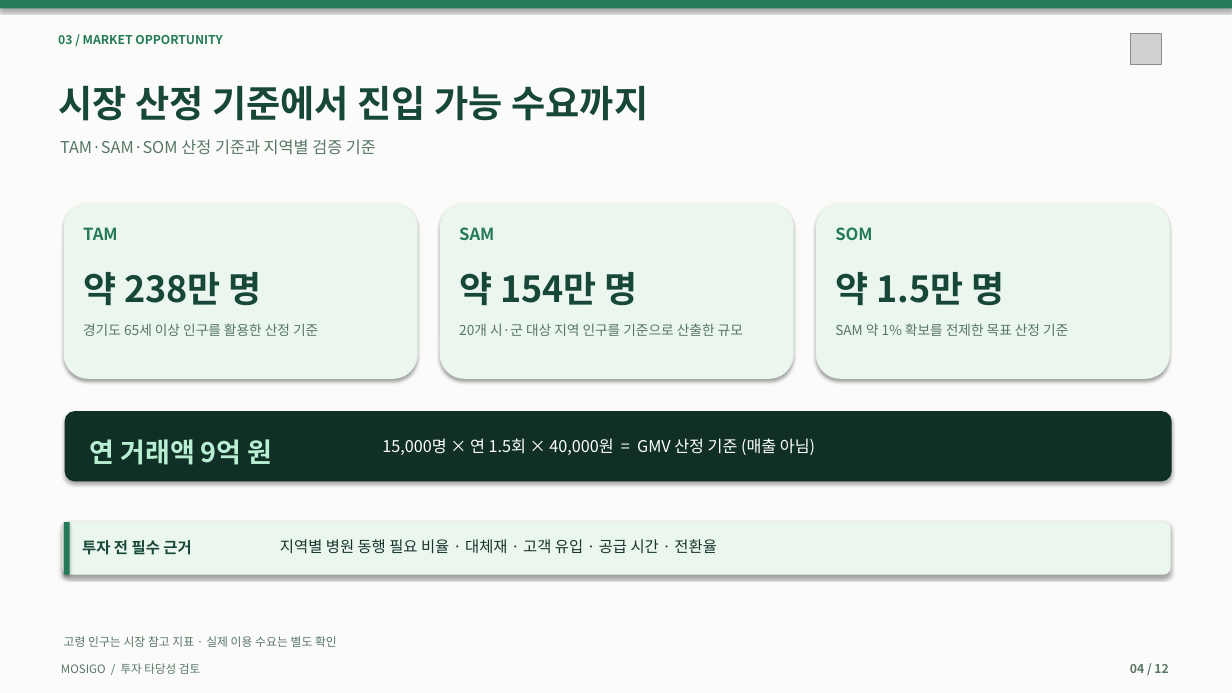
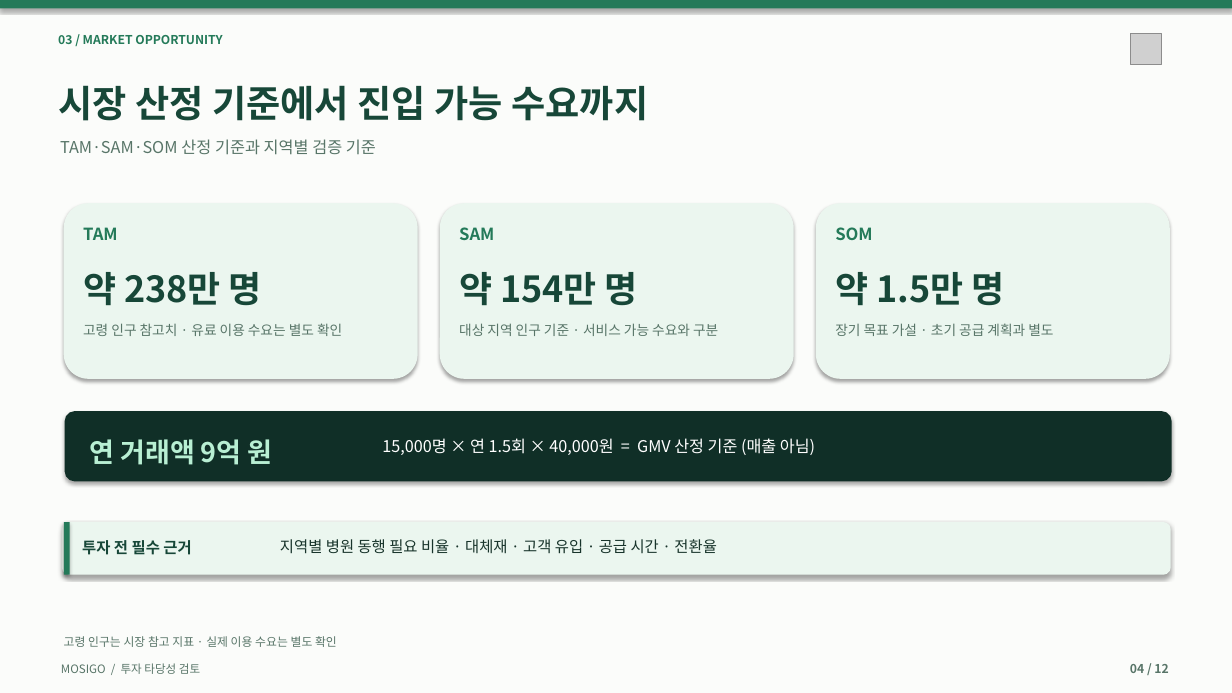
Before and after one commit to dohyunkimmm/mosigo-case-study, a slide deck: slide 4 of downloads/MOSIGO_IR_Investment_Review_12slides.pptx. Drawn at 1232x693 pixels with LibreOffice and Linux fonts; fonts in the diff are those of the drawing; grey boxes stand for pictures. Boxes give left, top, right and bottom in pixels: in the first picture for what was removed or moved away, otherwise in the second. Text is boxed around its words. In the diff, an @@ line names an element or a change of style, - is before the commit and + after.

```diff
--- a/downloads/MOSIGO_IR_Investment_Review_12slides.pptx
+++ b/downloads/MOSIGO_IR_Investment_Review_12slides.pptx
@@ text at bbox=[83, 323, 342, 336]: text changed @@
-경기도 65세 이상 인구를 활용한 산정 기준
+고령 인구 참고치 · 유료 이용 수요는 별도 확인
@@ text at bbox=[459, 323, 718, 336]: text changed @@
-20개 시·군 대상 지역 인구를 기준으로 산출한 규모
+대상 지역 인구 기준 · 서비스 가능 수요와 구분
@@ text at bbox=[835, 323, 1053, 336]: text changed @@
-SAM 약 1% 확보를 전제한 목표 산정 기준
+장기 목표 가설 · 초기 공급 계획과 별도
```
Also in this commit, not shown: 3 other slides changed, 11 other files.
